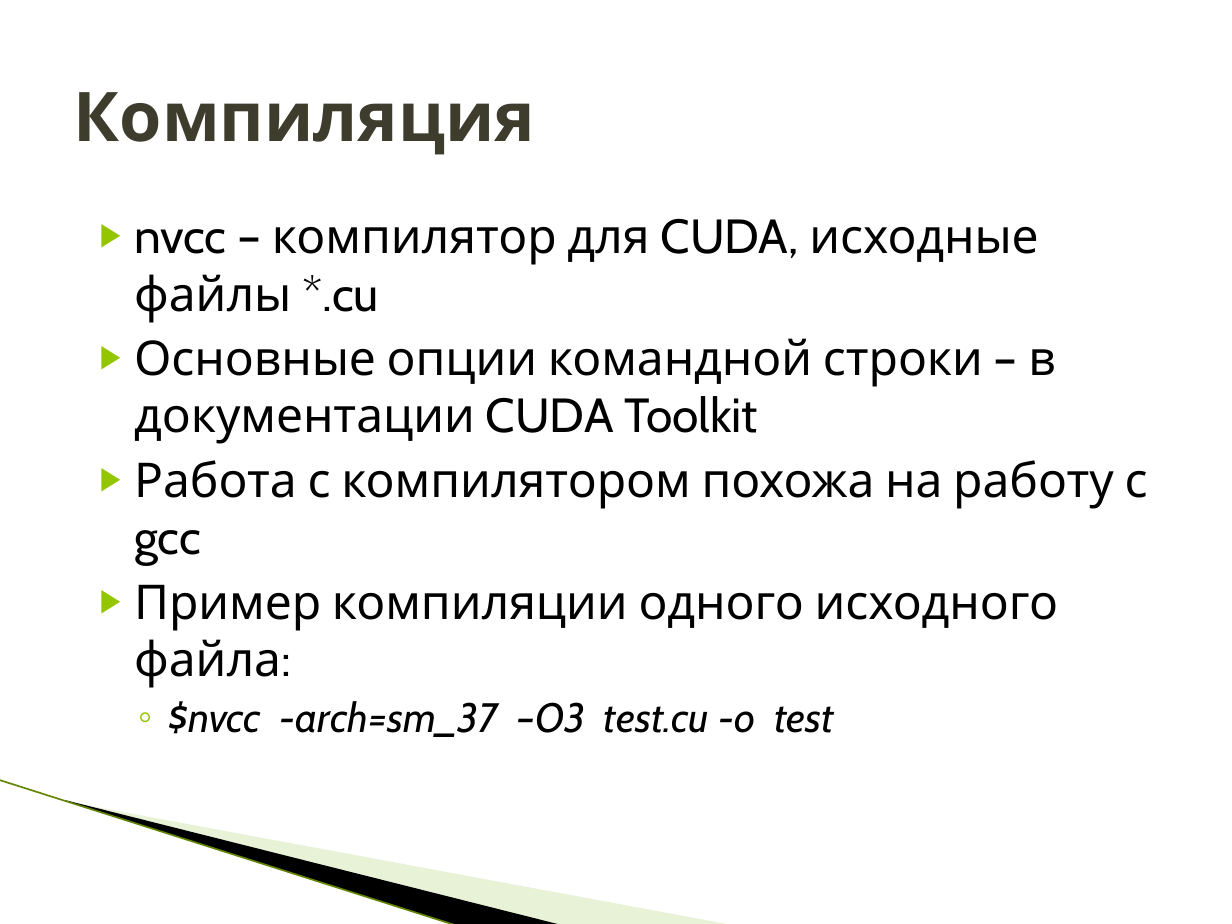
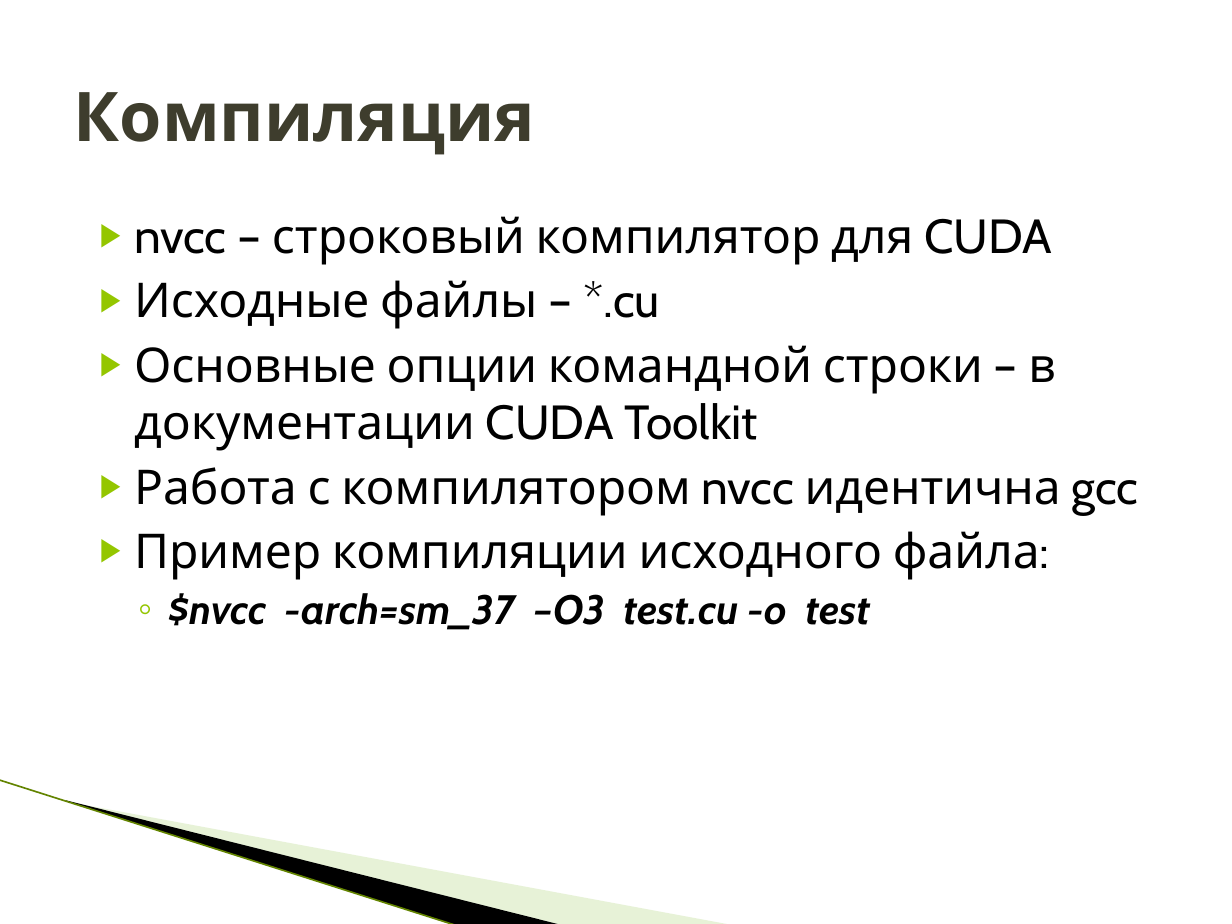
Before and after one commit to HPC-lab-ITIS/CUDA, a slide deck: slide 6 of materials/lec_1/lec_1.pptx (slide 8 before the commit). Drawn at 1232x924 pixels with LibreOffice and Linux fonts; fonts in the diff are those of the drawing; background and template pictures are left out. Boxes give left, top, right and bottom in pixels: in the first picture for what was removed or moved away, otherwise in the second. Text is boxed around its words. In the diff, an @@ line names an element or a change of style, - is before the commit and + after.

```diff
--- a/materials/lec_1/lec_1.pptx
+++ b/materials/lec_1/lec_1.pptx
@@ text at [134,216,1052,329]: text changed @@
-▶ nvcc – компилятор для CUDA, исходные файлы *.cu
+▶ nvcc – строковый компилятор для CUDA
+▶ Исходные файлы – *.cu
@@ text at [134,467,1139,580]: text changed @@
-▶ Работа с компилятором похожа на работу с gcc
-▶ Пример компиляции одного исходного файла:
+▶ Работа с компилятором nvcc идентична gcc
+▶ Пример компиляции исходного файла:
@@ text at [169,593,871,630]: bold on in "$nvcc -arch=sm_37 –O3 test.cu -o test" @@
```
Also in this commit, not shown: 21 other slides changed, 9 slides added, 17 slides removed, 6 other files.
